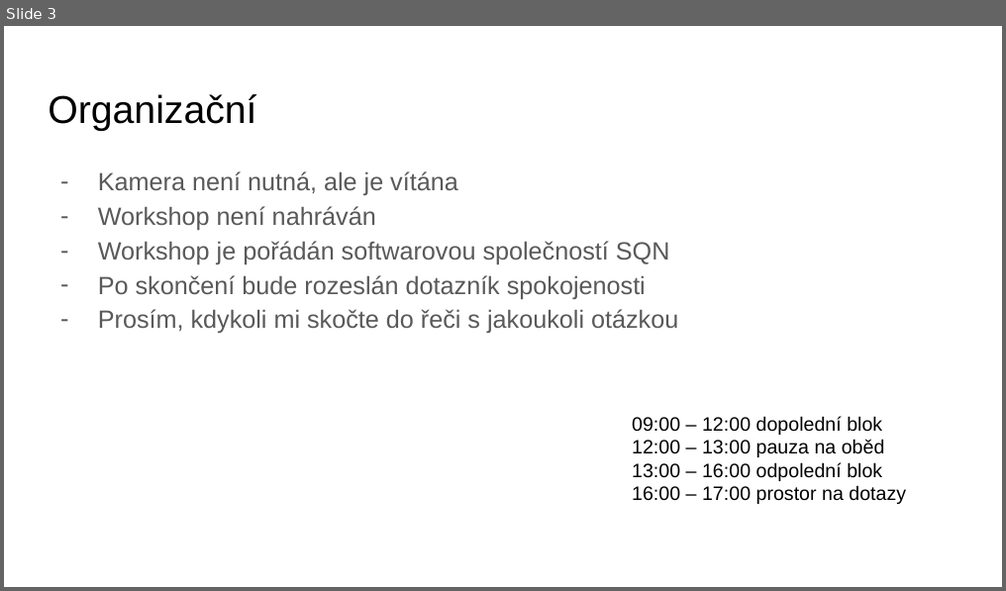
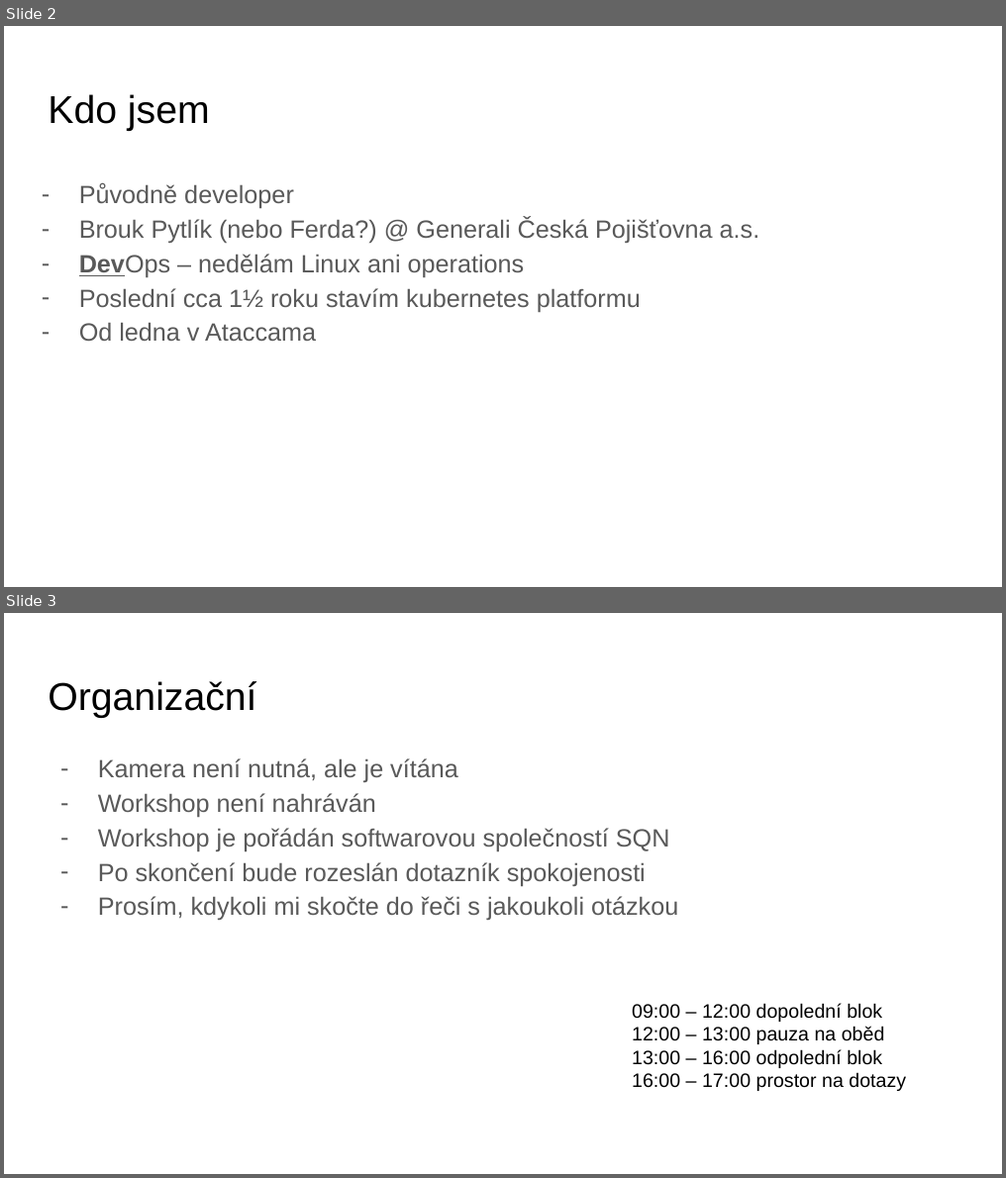
Before and after one commit to sqn-sources/kubernetes-workshop, a slide deck: k8s školení.pptx. Shown one above the other, each under a label of ours: slide 3 before the commit, slides 2 and 3 after it. The pictures are 1006x591 and 1006x1178 pixels, drawn with LibreOffice and Linux fonts; fonts in the diff are those of the drawing; background and template pictures are left out. Boxes give left, top, right and bottom in pixels: in the first picture for what was removed or moved away, otherwise in the second. Text is boxed around its words. In the diff, an @@ line names an element or a change of style, - is before the commit and + after.

```diff
--- a/k8s školení.pptx
+++ b/k8s školení.pptx
@@ slide 2 added at [4,26,1002,587], background #FFFFFF @@
@@ title added at [48,94,210,131], 28 pt, text #000000 @@
+Kdo jsem
@@ text added at [79,183,760,341], 18 pt, text #595959 @@
+– Původně developer
+– Brouk Pytlík (nebo Ferda?) @ Generali Česká Pojišťovna a.s.
+– DevOps – nedělám Linux ani operations
+– Poslední cca 1½ roku stavím kubernetes platformu
+– Od ledna v Ataccama
```
Also in this commit, not shown: 3 slides changed, 6 other slides added, 13 slides removed.
